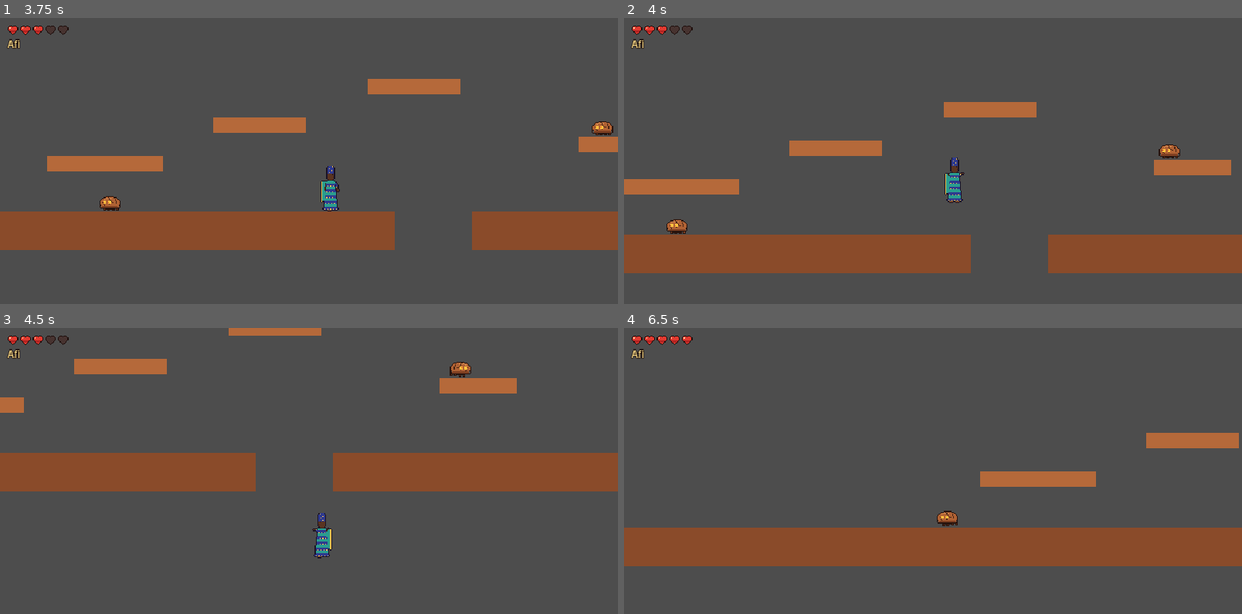
Above: before the commit, frames 1-4 (two rows, left to right).
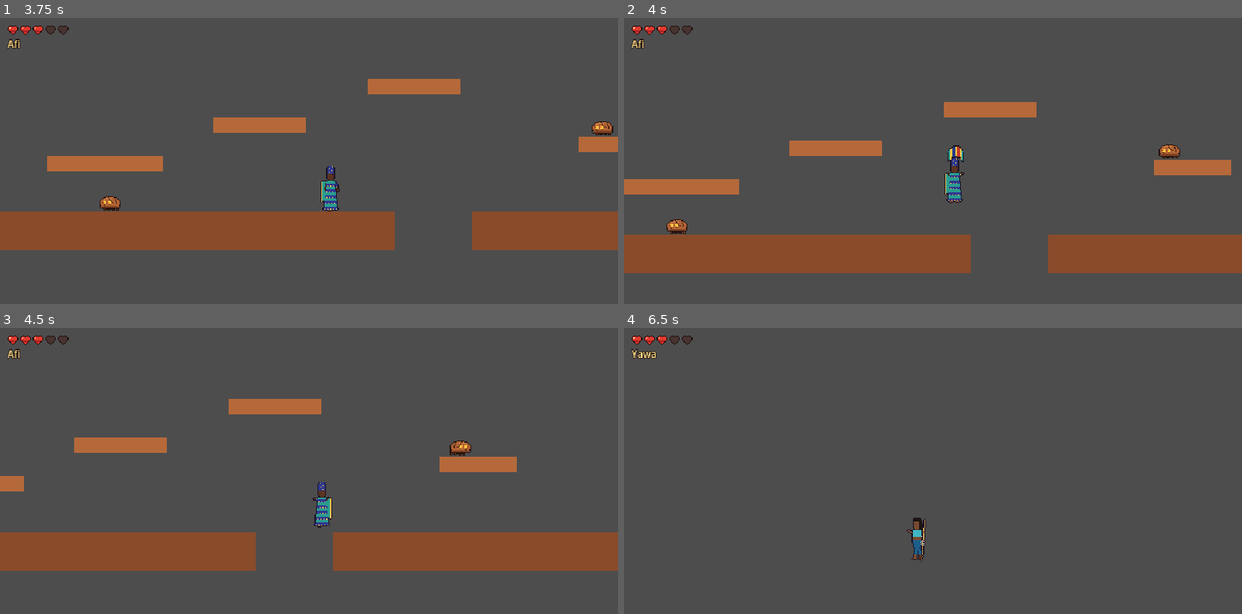
Above: after the commit, the same moments.

Repository: maximghost/xevioso
Game: Godot game, scene res://scenes/levels/test_level.tscn
The game is run twice, just before and just after one commit, with the same random seed, the same clock (stepped at 60 frames per second) and the same inputs.
Inputs (mouse positions are in pixels of both pictures, inside the frame that each line leads up to):
- Up to frame 1 (3.75 s): move the mouse to (444, 175) at 0.52 s; hold K (ability) 0.53-1.28 s; hold D (move_right) 0.53-2.03 s; click (444, 175) at 0.67 s; tap Space (jump) at 0.77, 1.52, 3.02 s; move the mouse to (185, 209) at 1.27 s; tap K (ability) at 1.35, 3.05 s; move the mouse to (370, 115) at 2.02 s; hold A (move_left) 2.03-2.78 s; hold K (ability) 2.03-2.78 s; tap J (attack) at 2.1 s; move the mouse to (278, 261) at 2.77 s; hold D (move_right) from 2.78 s (still down); tap Tab (switch_hero) at 2.85 s; click (278, 261) at 2.92 s; move the mouse to (494, 243) at 3.52 s; hold K (ability) from 3.53 s (still down)
- Up to frame 2 (4 s): keep holding D (move_right); keep holding K (ability); tap Space (jump) at 3.77 s
- Up to frame 3 (4.5 s): move the mouse to (123, 448) at 4.27 s; release D (move_right) at 4.28 s; release K (ability) at 4.28 s; hold A (move_left) from 4.28 s (still down); tap K (ability) at 4.35 s
- Up to frame 4 (6.5 s): tap Space (jump) at 4.52, 6.02 s; move the mouse to (963, 502) at 5.02 s; release A (move_left) at 5.03 s; hold D (move_right) 5.03-5.78 s; hold K (ability) 5.03-5.78 s; tap J (attack) at 5.1 s; click (963, 502) at 5.17 s; move the mouse to (840, 413) at 5.77 s; hold A (move_left) from 5.78 s (still down); tap Tab (switch_hero) at 5.85 s; tap K (ability) at 6.05 s

Frame 1 is identical in both runs. In frame 2, 0.1% of the frame differs, in the area x 52-55%, y 44-51%; in frame 3, 28%, in the area x 0-100%, y 0-85%; in frame 4, 16%.

Commit message:
Pagne-voile d'Afi et Onde de Kokou
- Pagne-voile : bouton tenu en l'air, chute ralentie, contrôle conservé
- Onde : anneau de choc autour de Kokou, ennemis touchés, repoussés et sonnés
- Capacités : activation au bouton tenu, limitation de la vitesse de chute
- take_hit accepte une durée d'étourdissement

Diff:
--- a/assets/heroes/afi/afi_data.tres
+++ b/assets/heroes/afi/afi_data.tres
@@ -1,9 +1,11 @@
 [gd_resource type="Resource" script_class="HeroData" format=3]
 
 [ext_resource type="Script" path="res://scripts/heroes/hero_data.gd" id="1_data"]
+[ext_resource type="PackedScene" path="res://scenes/heroes/abilities/glide_ability.tscn" id="3_ability"]
 [ext_resource type="SpriteFrames" path="res://assets/heroes/afi/afi_frames.tres" id="2_frames"]
 
 [resource]
 script = ExtResource("1_data")
 display_name = "Afi"
 frames = ExtResource("2_frames")
+ability_scene = ExtResource("3_ability")
--- a/assets/heroes/kokou/kokou_data.tres
+++ b/assets/heroes/kokou/kokou_data.tres
@@ -1,9 +1,11 @@
 [gd_resource type="Resource" script_class="HeroData" format=3]
 
 [ext_resource type="Script" path="res://scripts/heroes/hero_data.gd" id="1_data"]
+[ext_resource type="PackedScene" path="res://scenes/heroes/abilities/wave_ability.tscn" id="3_ability"]
 [ext_resource type="SpriteFrames" path="res://assets/heroes/kokou/kokou_frames.tres" id="2_frames"]
 
 [resource]
 script = ExtResource("1_data")
 display_name = "Kokou"
 frames = ExtResource("2_frames")
+ability_scene = ExtResource("3_ability")
--- a/scenes/enemies/crawler/crawler.gd
+++ b/scenes/enemies/crawler/crawler.gd
@@ -86,11 +86,12 @@
 			body.take_hit(contact_damage, side if side != 0.0 else float(-_direction))
 
 
-## Reçoit un coup (appelée par la hache). « from_direction » : sens du coup (-1 ou 1).
-func take_hit(damage: int, from_direction: float) -> void:
+## Reçoit un coup (hache, onde...). « from_direction » : sens du coup (-1 ou 1).
+## « stun » : durée d'étourdissement imposée par l'attaque (-1 = la durée habituelle).
+func take_hit(damage: int, from_direction: float, stun: float = -1.0) -> void:
 	if _dead or not _health.damage(damage):
 		return
-	_stun_timer = stun_time
+	_stun_timer = stun if stun >= 0.0 else stun_time
 	velocity.x = from_direction * knockback_speed
 	# Éclair blanc : le coup se voit.
 	_sprite.modulate = Color(4.0, 4.0, 4.0)
--- /dev/null
+++ b/scenes/fx/drum_wave.gd
@@ -0,0 +1,71 @@
+class_name DrumWave
+extends Area2D
+## L'Onde du tambour de Kokou : un anneau qui s'élargit autour de lui.
+##
+## Chaque ennemi touché par l'anneau prend un coup, est repoussé vers l'extérieur
+## et reste sonné longtemps. Un ennemi n'est touché qu'une fois par onde.
+## L'anneau est dessiné par le code (_draw) : pas besoin d'image.
+##
+## Couches : l'onde est sur la couche 4 (projectiles) et détecte la couche 3
+## (zones de coup des ennemis, « Hitbox »).
+
+
+## Rayon final de l'onde, en pixels.
+@export var max_radius: float = 64.0
+
+## Durée de l'expansion, en secondes.
+@export var duration: float = 0.28
+
+## Dégâts infligés.
+@export var damage: int = 1
+
+## Durée pendant laquelle les ennemis restent sonnés, en secondes.
+@export var stun_time: float = 1.2
+
+## Couleur de l'anneau.
+@export var color: Color = Color(1.0, 0.82, 0.3)
+
+var _radius: float = 0.0
+var _elapsed: float = 0.0
+# Ennemis déjà touchés par cette onde.
+var _already_hit: Array[Node] = []
+
+@onready var _shape: CircleShape2D = $CollisionShape2D.shape
+
+
+func _ready() -> void:
+	# Chaque onde a sa propre forme (sinon toutes les ondes partageraient le même rayon).
+	_shape = _shape.duplicate()
+	$CollisionShape2D.shape = _shape
+	_shape.radius = 1.0
+	area_entered.connect(_on_area_entered)
+	body_entered.connect(_on_area_entered)
+
+
+func _physics_process(delta: float) -> void:
+	_elapsed += delta
+	var t: float = minf(_elapsed / duration, 1.0)
+	# Expansion rapide au début, qui ralentit à la fin (courbe « ease out »).
+	_radius = max_radius * (1.0 - pow(1.0 - t, 3.0))
+	_shape.radius = maxf(_radius, 1.0)
+	queue_redraw()
+	if t >= 1.0:
+		queue_free()
+
+
+func _draw() -> void:
+	var t: float = minf(_elapsed / duration, 1.0)
+	var fade: float = 1.0 - t
+	# Deux anneaux : un épais et lumineux, un fin à l'intérieur, qui s'effacent ensemble.
+	draw_arc(Vector2.ZERO, _radius, 0.0, TAU, 48, Color(color, 0.9 * fade), 3.0)
+	draw_arc(Vector2.ZERO, _radius * 0.7, 0.0, TAU, 40, Color(color, 0.4 * fade), 1.0)
+
+
+func _on_area_entered(target: Node) -> void:
+	# La Hitbox d'un ennemi transmet le coup à l'ennemi lui-même (son « owner »).
+	var victim: Node = target if target.has_method("take_hit") else target.owner
+	if victim == null or not victim.has_method("take_hit") or victim in _already_hit:
+		return
+	_already_hit.append(victim)
+	var side: float = signf(victim.global_position.x - global_position.x)
+	victim.take_hit(damage, side if side != 0.0 else 1.0, stun_time)
--- /dev/null
+++ b/scenes/fx/drum_wave.tscn
@@ -0,0 +1,15 @@
+[gd_scene format=3]
+
+[ext_resource type="Script" path="res://scenes/fx/drum_wave.gd" id="1_wave"]
+
+[sub_resource type="CircleShape2D" id="wave_shape"]
+radius = 1.0
+
+[node name="DrumWave" type="Area2D"]
+collision_layer = 8
+collision_mask = 4
+monitorable = false
+script = ExtResource("1_wave")
+
+[node name="CollisionShape2D" type="CollisionShape2D" parent="."]
+shape = SubResource("wave_shape")
--- /dev/null
+++ b/scenes/heroes/abilities/glide_ability.gd
@@ -0,0 +1,73 @@
+class_name GlideAbility
+extends HeroAbility
+## Le Pagne-voile d'Afi, la Tisseuse : elle tend son pagne au-dessus d'elle et plane.
+##
+## On maintient le bouton de capacité en l'air : la chute devient lente et douce,
+## et Afi garde tout son contrôle horizontal. On lâche le bouton (ou on touche le sol)
+## pour replier le voile. Tenir le bouton dès le saut l'ouvre automatiquement au sommet.
+## Pas de recharge : c'est un outil de déplacement, pas une attaque.
+## (Plus tard : les courants d'air chaud des niveaux la feront remonter.)
+
+
+## Vitesse de chute maximale sous le voile, en pixels par seconde (chute normale : 380).
+@export var glide_fall_speed: float = 45.0
+
+## Balancement du voile, en degrés, et sa vitesse.
+@export var sway_angle: float = 6.0
+@export var sway_speed: float = 5.0
+
+## Texture du voile.
+@export var canopy_texture: Texture2D = preload("res://assets/fx/pagne_voile.png")
+
+# Le voile affiché au-dessus de la tête (créé au démarrage, caché quand replié).
+var _canopy: Sprite2D
+# Temps écoulé sous le voile, pour le balancement.
+var _time: float = 0.0
+
+
+func _init() -> void:
+	cooldown = 0.0
+	# Afi bouge normalement : seule sa chute est ralentie.
+	takes_control = false
+
+
+func _ready() -> void:
+	# Le voile est rattaché au visuel du héros : il se retourne avec lui.
+	_canopy = Sprite2D.new()
+	_canopy.texture = canopy_texture
+	_canopy.position = Vector2(2.0, -32.0)
+	_canopy.visible = false
+	player.get_node("Visual").add_child.call_deferred(_canopy)
+
+
+## Ouvre le voile dès que le bouton est tenu, pas seulement au moment de l'appui.
+func wants_activation() -> bool:
+	return Input.is_action_pressed("ability")
+
+
+## Seulement en l'air, et une fois le sommet du saut atteint (on ne freine pas la montée).
+func can_activate() -> bool:
+	return not player.is_on_floor() and player.velocity.y > -20.0
+
+
+func _activate() -> void:
+	_time = 0.0
+	_canopy.visible = true
+	# Le voile « claque » en s'ouvrant : il apparaît un peu écrasé puis prend sa forme.
+	_canopy.scale = Vector2(0.4, 1.4)
+	create_tween().tween_property(_canopy, "scale", Vector2.ONE, 0.12)
+
+
+func physics_update(delta: float) -> void:
+	_time += delta
+	_canopy.rotation_degrees = sin(_time * sway_speed) * sway_angle
+	if not Input.is_action_pressed("ability") or player.is_on_floor():
+		finish()
+
+
+func limit_fall_speed(default_speed: float) -> float:
+	return minf(default_speed, glide_fall_speed)
+
+
+func _on_finish() -> void:
+	_canopy.visible = false
--- /dev/null
+++ b/scenes/heroes/abilities/glide_ability.tscn
@@ -0,0 +1,6 @@
+[gd_scene format=3]
+
+[ext_resource type="Script" path="res://scenes/heroes/abilities/glide_ability.gd" id="1_glide"]
+
+[node name="GlideAbility" type="Node"]
+script = ExtResource("1_glide")
--- a/scenes/heroes/abilities/hero_ability.gd
+++ b/scenes/heroes/abilities/hero_ability.gd
@@ -8,7 +8,8 @@
 ##   - try_activate() quand on appuie sur « ability » ;
 ##   - physics_update(delta) à chaque image tant que la capacité est active.
 ## Pendant qu'une capacité est active, elle peut prendre la main sur le mouvement
-## (takes_control) : le Player ne gère alors ni la gravité ni la course.
+## (takes_control, ex. la Ruée) : le Player ne gère alors ni la gravité ni la course.
+## Sinon (ex. le Pagne-voile), le héros bouge normalement et physics_update s'ajoute.
 
 
 ## Émis quand la capacité démarre.
@@ -70,6 +71,17 @@
 
 # --- À redéfinir dans chaque capacité ---------------------------------------
 
+## Le joueur demande-t-il la capacité ? Par défaut : un appui sur « ability ».
+## Une capacité « à maintenir » (le Pagne-voile) répond aussi au bouton tenu.
+func wants_activation() -> bool:
+	return Input.is_action_just_pressed("ability")
+
+
+## Permet à une capacité active de modifier la vitesse de chute maximale
+## (le Pagne-voile ralentit la chute). Par défaut, aucune modification.
+func limit_fall_speed(default_speed: float) -> float:
+	return default_speed
+
 ## Conditions propres à la capacité (ex. la Ruée : une seule fois par saut).
 func can_activate() -> bool:
 	return true
--- /dev/null
+++ b/scenes/heroes/abilities/wave_ability.gd
@@ -0,0 +1,38 @@
+class_name WaveAbility
+extends HeroAbility
+## L'Onde de Kokou, le Tambourinaire : un coup de tambour qui libère une onde de choc.
+##
+## L'onde part de Kokou et s'élargit en anneau : tous les ennemis proches, devant
+## comme derrière, prennent un coup, sont repoussés et restent sonnés. C'est l'outil
+## pour se sortir d'un groupe. Kokou continue de bouger pendant la frappe.
+## (Plus tard : l'onde fera aussi vibrer certains éléments du décor.)
+
+
+## La scène de l'onde.
+@export var wave_scene: PackedScene = preload("res://scenes/fx/drum_wave.tscn")
+
+## Durée de la frappe (animation), en secondes.
+@export var strike_time: float = 0.2
+
+# Temps restant de la frappe.
+var _time_left: float = 0.0
+
+
+func _init() -> void:
+	cooldown = 1.2
+	takes_control = false
+	animation = &"throw"
+
+
+func _activate() -> void:
+	_time_left = strike_time
+	var wave: Node2D = wave_scene.instantiate()
+	# L'onde naît à hauteur du tambour (la taille de Kokou) et reste sur place.
+	wave.global_position = player.global_position + Vector2(0.0, -4.0)
+	player.get_parent().add_child(wave)
+
+
+func physics_update(delta: float) -> void:
+	_time_left -= delta
+	if _time_left <= 0.0:
+		finish()
--- /dev/null
+++ b/scenes/heroes/abilities/wave_ability.tscn
@@ -0,0 +1,6 @@
+[gd_scene format=3]
+
+[ext_resource type="Script" path="res://scenes/heroes/abilities/wave_ability.gd" id="1_wave"]
+
+[node name="WaveAbility" type="Node"]
+script = ExtResource("1_wave")
--- a/scenes/heroes/player.gd
+++ b/scenes/heroes/player.gd
@@ -223,6 +223,10 @@
 		_handle_run(direction, delta)
 		_handle_jump()
 		_handle_throw(delta)
+		# Capacité active qui laisse le héros bouger (Pagne-voile, Onde) : elle se met à jour
+		# en plus du mouvement normal.
+		if _ability != null and _ability.active:
+			_ability.physics_update(delta)
 
 	# Déplace le corps selon sa vitesse et le fait glisser le long des obstacles.
 	move_and_slide()
@@ -275,7 +279,17 @@
 	if velocity.y > 0.0:  # le héros descend
 		gravity *= fall_gravity_multiplier
 
-	velocity.y = minf(velocity.y + gravity * delta, max_fall_speed)
+	# Vitesse de chute maximale, éventuellement réduite par une capacité (Pagne-voile).
+	var fall_cap: float = max_fall_speed
+	if _ability != null and _ability.active:
+		fall_cap = _ability.limit_fall_speed(fall_cap)
+
+	if velocity.y > fall_cap:
+		# Déjà plus rapide que la limite (voile ouvert en pleine chute) : on freine
+		# progressivement, pour un effet de parachute plutôt qu'un arrêt sec.
+		velocity.y = move_toward(velocity.y, fall_cap, gravity * 2.0 * delta)
+	else:
+		velocity.y = minf(velocity.y + gravity * delta, fall_cap)
 
 
 ## Fait tendre la vitesse horizontale vers la vitesse voulue, sans à-coups.
@@ -451,7 +465,7 @@
 
 ## Déclenche la capacité du héros joué quand on appuie sur « ability ».
 func _handle_ability() -> void:
-	if _ability != null and Input.is_action_just_pressed("ability"):
+	if _ability != null and not _ability.active and _ability.wants_activation():
 		if _ability.try_activate():
 			_throwing = false  # la capacité interrompt un lancer en cours
 
@@ -489,7 +503,9 @@
 
 ## Reçoit un coup (appelée par les ennemis). « from_direction » : sens du coup,
 ## 1 s'il vient de la gauche (le héros recule vers la droite), -1 sinon.
-func take_hit(damage: int, from_direction: float) -> void:
+## « _stun » n'est pas utilisé pour le héros (sa durée est hurt_stun_time) : le paramètre
+## existe pour que héros et ennemis encaissent les coups de la même façon.
+func take_hit(damage: int, from_direction: float, _stun: float = -1.0) -> void:
 	if _respawning or is_invulnerable():
 		return
 	# Le recul est appliqué dans _on_damaged, seulement si le coup porte vraiment.
Binary file added: assets/fx/pagne_voile.png
Not shown, added: assets/fx/pagne_voile.png.import
Not shown, added: scenes/fx/drum_wave.gd.uid
Not shown, added: scenes/heroes/abilities/glide_ability.gd.uid
Not shown, added: scenes/heroes/abilities/wave_ability.gd.uid
